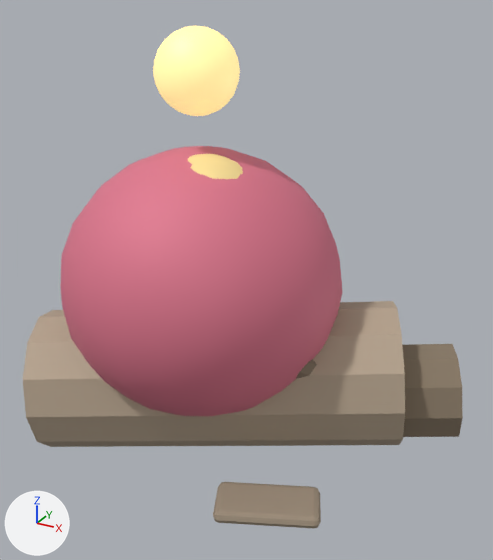
The Blender file apps/hmh-reboot/assets/source/blender/hmh-authored-props.blend as it was, and as the next commit left it.
Rendered twice from a 50 mm lens placed at (0.98, -1.519, 1.313), pointed at (0.147, -0.005, 0.556). The axes (+X, +Y, +Z) are drawn at lower left. The lights are the same throughout. The picture after the commit comes second. The same objects are shown in both versions, whatever each file hides.

The scene before the commit, as lines of its bpy script (objects in view):
```python
ob_driftwood_log_arm_1 = bpy.data.objects.new('driftwood-log_Arm_1', me_cylinder_063)
ob_driftwood_log_arm_1.location = (0.26, -0.1, 0.4)
ob_driftwood_log_arm_1.rotation_euler = (1.082, 0.0, -0.8)  # degrees (62, 0, -46)
ob_driftwood_log_sanddrift = bpy.data.objects.new('driftwood-log_SandDrift', me_cube_163)
ob_driftwood_log_sanddrift.location = (0.34, -0.24, 0.035)
ob_driftwood_log_sanddrift.rotation_euler = (0.0, 0.0, 0.419)  # degrees (0, 0, 24)
ob_driftwood_log_trunk = bpy.data.objects.new('driftwood-log_Trunk', me_cylinder_058)
ob_driftwood_log_trunk.location = (0.05, 0.0, 0.22)
ob_driftwood_log_trunk.rotation_euler = (0.0, 1.501, 0.419)  # degrees (0, 86, 24)
ob_driftwood_log_trunktaper = bpy.data.objects.new('driftwood-log_TrunkTaper', me_cylinder_059)
ob_driftwood_log_trunktaper.location = (0.52, 0.21, 0.19)
ob_driftwood_log_trunktaper.rotation_euler = (0.0, 1.501, 0.419)  # degrees (0, 86, 24)
ob_nuke_liquidation_core = bpy.data.objects.new('nuke-liquidation_Core', me_sphere_001)
ob_nuke_liquidation_core.location = (0.0, 0.0, 0.52)
# also in view: 'ore-cart_Ore_0.05' at (0.05, -0.04, 0.76); 'nuke-liquidation_Spark' at (0.0, 0.0, 1.1)
```
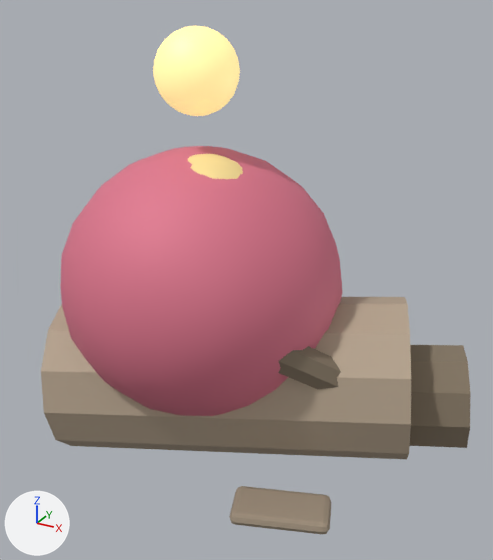
Where the newer file only moved an object's origin or applied its transform, the numbers keep the older frame.

Where the change shows, as pixel boxes (x1, y1, x2, y2) in the pictures (493 x 560 px):
'driftwood-log_Trunk', reshaped (12% taller)
    before: (23, 301, 405, 447)
    after: (41, 297, 411, 460)
'driftwood-log_TrunkTaper', reshaped (11% taller)
    before: (402, 344, 463, 437)
    after: (410, 345, 471, 448)
'driftwood-log_SandDrift', mesh rescaled, moved, turned
    before: (213, 482, 321, 529)
    after: (229, 486, 331, 535)
'driftwood-log_Arm_1', reshaped (mostly hidden before)
    before: (296, 359, 317, 379)
    after: (279, 346, 341, 389)

The change in detail:
me_cylinder_058 is used by ob_driftwood_log_trunk; location (0.05, 0.0, 0.22); rotation (0.0, 1.501, 0.419), in degrees (0, 86, 24).
me_cylinder_058 had 24 vertices, 14 faces and spanned x -0.21..0.21, y -0.21..0.21, z -0.525..0.525.
me_cylinder_058 now has 24 vertices, 14 faces and spans x -0.247..0.213, y -0.285..0.244, z -0.468..0.562.
me_cylinder_058 part 1: 24 of 24 vertices moved; they spanned x -0.21..0.21, y -0.21..0.21, z -0.525..0.525 and now span x -0.247..0.213, y -0.285..0.244, z -0.468..0.562; mean shift (-0.017, -0.02, 0.047).
me_cylinder_059 is used by ob_driftwood_log_trunktaper; location (0.52, 0.21, 0.19); rotation (0.0, 1.501, 0.419), in degrees (0, 86, 24).
me_cylinder_059 had 20 vertices, 12 faces and spanned x -0.133..0.133, y -0.14..0.14, z -0.18..0.18.
me_cylinder_059 now has 20 vertices, 12 faces and spans x -0.151..0.135, y -0.196..0.127, z -0.151..0.209.
me_cylinder_059 part 2: 20 of 20 vertices moved; they spanned x -0.133..0.133, y -0.14..0.14, z -0.18..0.18 and now span x -0.151..0.135, y -0.196..0.127, z -0.151..0.209; mean shift (-0.008, -0.035, 0.029).
me_cylinder_063 is used by ob_driftwood_log_arm_1; location (0.26, -0.1, 0.4); rotation (1.082, 0.0, -0.8), in degrees (62, 0, -46).
me_cylinder_063 had 16 vertices, 10 faces and spanned x -0.045..0.045, y -0.045..0.045, z -0.15..0.15.
me_cylinder_063 now has 16 vertices, 10 faces and spans x 0.007..0.134, y -0.018..0.094, z -0.193..0.135.
me_cylinder_063 part 3: 16 of 16 vertices moved; they spanned x -0.045..0.045, y -0.045..0.045, z -0.15..0.15 and now span x 0.007..0.134, y -0.018..0.094, z -0.193..0.135; mean shift (0.07, 0.038, -0.029).
me_cube_163 is used by ob_driftwood_log_sanddrift; location (0.34, -0.24, 0.035); rotation (0.0, 0.0, 0.419), in degrees (0, 0, 24).
me_cube_163 had 8 vertices, 6 faces and spanned x -0.14..0.14, y -0.07..0.07, z -0.018..0.018.
me_cube_163 now has 8 vertices, 6 faces and spans x -0.13..0.13, y -0.065..0.065, z -0.018..0.018.
me_cube_163 part 4: the whole mesh is scaled about its middle by (0.929, 0.929, 1).
Object 'driftwood-log_SandDrift' (ob_driftwood_log_sanddrift) moves from (0.34, -0.24, 0.035) to (0.38, -0.24, 0.035).
Object 'driftwood-log_SandDrift' (ob_driftwood_log_sanddrift) turns from (0, 0, 24) to (0, 0, 20) degrees about x, y and z.
